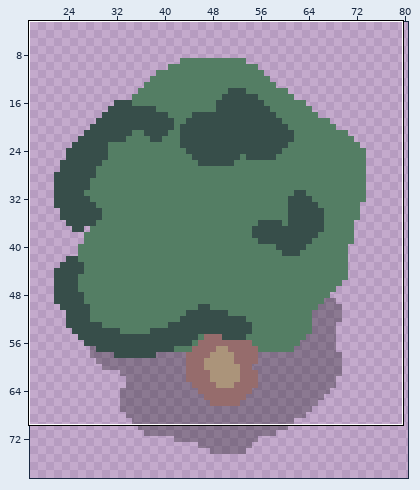
Edited in one commit: sprite sheet (bleed-client/images/tree.png). The first picture is a wide view before the edit; the outline marks the close-up.
Close-up. As it was:
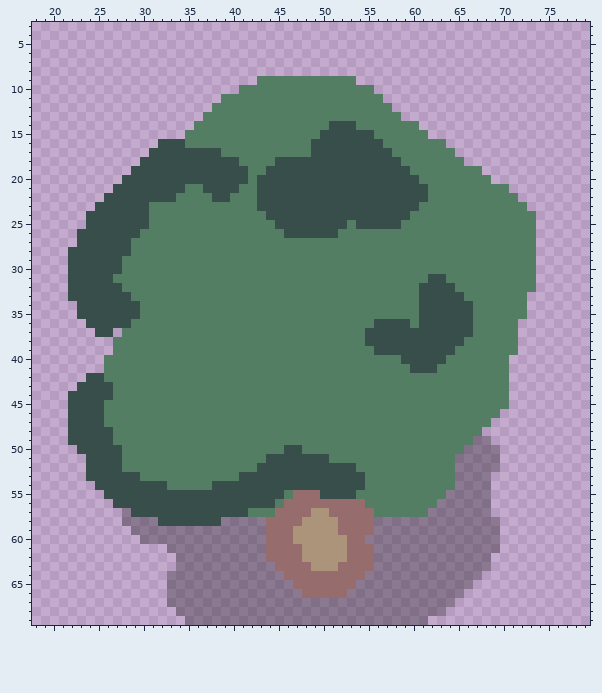
The file is 100x120 pixels. Shown: x 18..79, y 3..69. The wide view leaves out empty margins.
After:
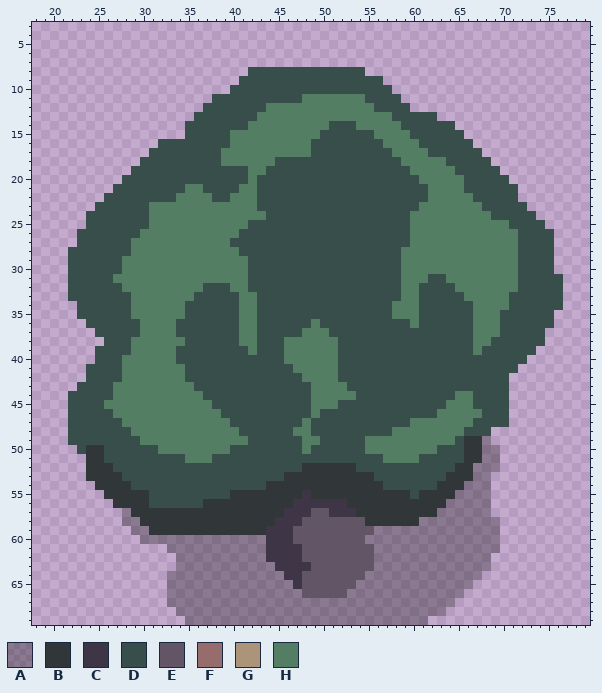
Palette (. is transparent): A #0000004a  B #313638  C #3e3546  D #374e4a  E #625565  F #966c6c  G #ab947a  H #547e64
Difference:
Changed rows in their new state; - is an unchanged pixel.
first column x 24:
 8 ------------------DDDDDDDDDDDDD----------------------
 9 -----------------DDDDDDDDDDDDDDDD--------------------
10 ----------------DDDDDDDDDDDDDDDDDD-------------------
11 --------------DDDDDDDDDD-------DDDD------------------
12 -------------DDDDDDD------------DDDD-----------------
13 ------------DDDDDDD---------------DDDDD--------------
14 -----------DDDDDDD-----------------DDDDDD------------
15 -----------DDDDD--------------------DDDDDD-----------
16 -----------DDDDD---------------------DDDDDD----------
17 --------------------------------------DDDDDD---------
18 ---------------HH-----------------------DDDDD--------
19 -----------------------------------------DDDDD-------
20 ------------------------------------------DDDDD------
21 ------------------------------------------DDDDDD-----
22 -------------------------------------------DDDDD-----
23 --------------------------------------------DDDDD----
24 ---------------------------------------------DDDDD---
25 ------------------DDD--------D-----D-----------DDDD--
26 -----------------DDDDD------DDDDDDDD------------DDDD-
27 ----------------DDDDDDDDDDDDDDDDDDDD------------DDDD-
28 -----------------DDDDDDDDDDDDDDDDDD-------------DDDD-
29 ------------------DDDDDDDDDDDDDDDDD-------------DDDD-
30 ------------------DDDDDDDDDDDDDDDDD-------------DDDD-
31 ------------------DDDDDDDDDDDDDDDDD-------------DDDDD
32 -------------DDD--DDDDDDDDDDDDDDDDD-------------DDDDD
33 ------------DDDDD--DDDDDDDDDDDDDDDD------------DDDDDD
34 -----H-----DDDDDD--DDDDDDDDDDDDDDD-------------DDDDDD
35 -----H-----DDDDDD--DDDDDDDDDDDDDDD------------DDDDDD-
36 -----D----DDDDDDD--DDDDDD-DDDDDD--------------DDDDDD-
37 ---DDD----DDDDDDD--DDDDD---DDDD---------------DDDDD--
38 --DDD------DDDDDD--DDD------DDD-----------D--DDDDDD--
39 -DDDD-----DDDDDDDD-DDD------DDDD---------DD-DDDDDD---
40 -DDD------DDDDDDDDDDDD------DDDDDDD-----DDDDDDDDD----
41 DDDD-------DDDDDDDDDDDD-----DDDDDDDD---DDDDDDDDD-----
42 --DD-------DDDDDDDDDDDDD----DDDDDDDDDDDDDDDDDDD------
43 ------------DDDDDDDDDDDDD----DDDDDDDDDDDDDDDDDD------
44 -------------DDDDDDDDDDDD-----DDDDDDDDDDD--DDDD------
45 --------------DDDDDDDDDDD---DDDDDDDDDDDD---DDDD------
46 --D------------DDDDDDDDDD-DDDDDDDDDDDDD-----DDD------
47 --DD------------DDDDDDDD-DDDDDDDDDDD-------DDDD------
48 ---DD------------DDDDDD--DDDDDDDDD--------DDD--------
49 ---DDD------------DDDDDD--DDDDD----------DBB---------
50 BB--DDDD--------DDDDDD---DDDDDD--------DDDBB---------
51 BB--DDDDDDD---DDDDDD-------DDDDDD----DDDDDBB---------
52 BBB-DDDDDDDDDDDDDDD-----BBBBBBDDDDDDDDDDDBB----------
53 BBBB--DDDDDDDDDDD-----BBBBBBBBBBDDDDDDDDBBB----------
54 -BBBB----DDDDD------BBBBBBBBBBBBBDDDDDDBBB-----------
55 --BBBBB---------BBBBBBBBCBBBBBBBBBBBDBBBB------------
56 ---BBBB------BBBBBBBBBBCCCCCCBBBBBBBBBBB-------------
57 -----BBBBBBBBBBBBBBBBBCCCEECCCBBBBBBBBB--------------
58 ------BBBBBBBBBBBBBBBCCCEEEEEEEBBBBBB----------------
59 -------BBBBBBBBBBBBBCCCEEEEEEEEE---------------------
60 --------------------CCCEEEEEEEE----------------------
61 --------------------CCCCEEEEEEEE---------------------
62 --------------------CCCCEEEEEEEE---------------------
63 ---------------------CCCCEEEEEEE---------------------
64 ----------------------CCEEEEEEE----------------------
65 -----------------------CEEEEEE-----------------------
66 ------------------------EEEEE------------------------
Changed places in both close-ups, as pixel boxes (x1, y1, x2, y2):
changed: (86, 67, 563, 598)
